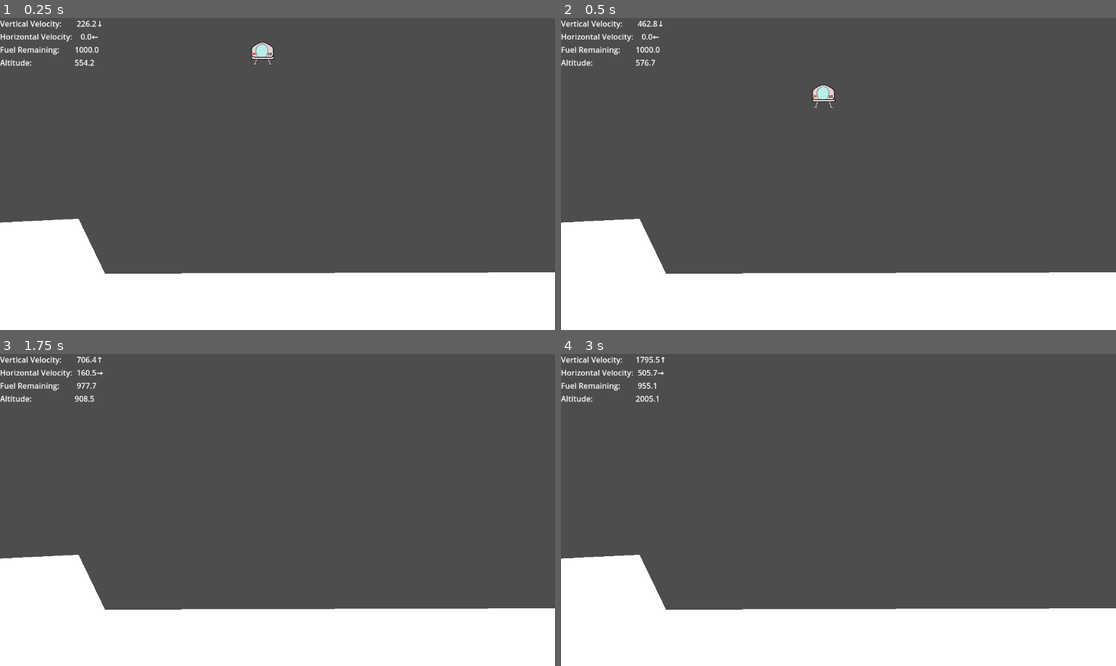
Above: before the commit, frames 1-4 (two rows, left to right).
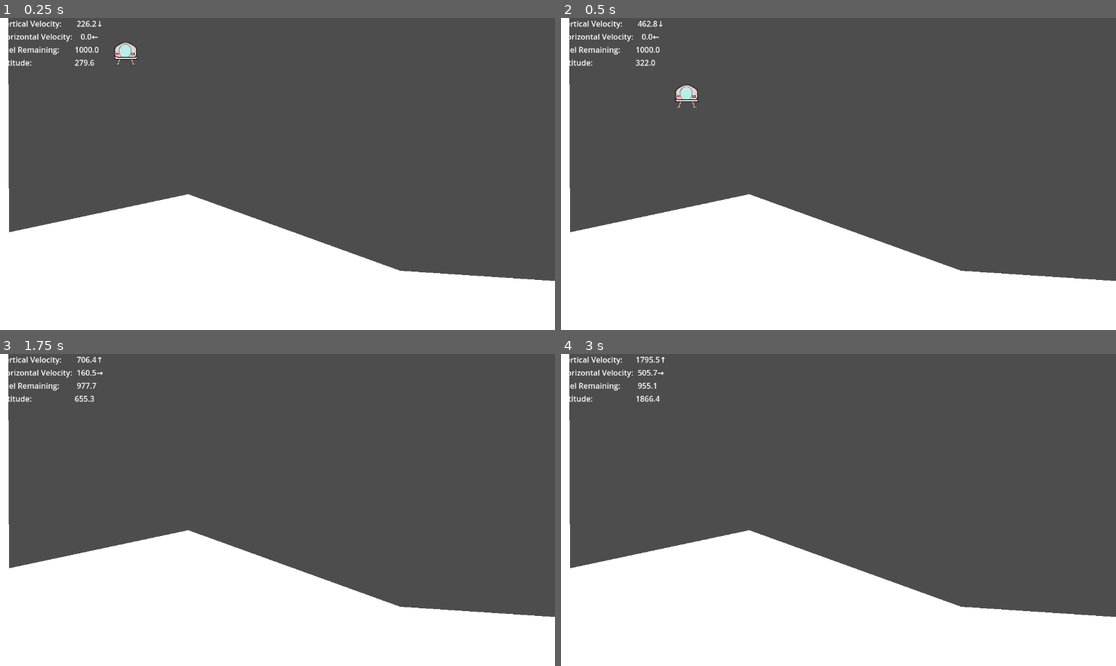
Above: after the commit, the same moments.

Repository: BriarSMC/LunarLander
Game: Godot game, scene res://scenes/start_level.tscn
The game is run twice, just before and just after one commit, with the same random seed, the same clock (stepped at 60 frames per second) and the same inputs.
Inputs:
- Up to frame 1 (0.25 s): no input
- Up to frame 2 (0.5 s): no input
- Up to frame 3 (1.75 s): hold Right (go_right) 0.53-1.28 s; hold Space (engine_control) 0.53-1.28 s; hold Left (go_left) from 1.28 s (still down); tap Space (engine_control) at 1.35 s
- Up to frame 4 (3 s): release Left (go_left) at 2.03 s; hold Space (engine_control) 2.03-2.78 s; hold Right (go_right) from 2.03 s (still down); tap Space (engine_control) at 2.85 s

The runs differ from the first frame. In frame 1, 11% of the frame differs, in the area x 0-100%, y 0-85%; in frame 2, 11%; in frame 3, 11%; in frame 4, 11%.

Commit message:
built scene beyond viewport

Diff:
--- a/scenes/start_level.tscn
+++ b/scenes/start_level.tscn
@@ -15,14 +15,16 @@
 physics_material_override = SubResource("PhysicsMaterial_m5n5b")
 
 [node name="CollisionPolygon2D" type="CollisionPolygon2D" parent="surface"]
-polygon = PackedVector2Array(-535, -57, -347, -65, -292, 48, 662, 47, 665, 174, -530, 193)
+polygon = PackedVector2Array(-540, -885, -496, -889, -491, -38, -404.71, -56.4553, -121, -116, 325, 45, 869, 79, 1347, -133, 1627, -133, 2015, 84, 2289.78, -137.397, 2431.92, -138.339, 2544, 101, 3314, 96, 3365, -12, 3389, -903, 3425, -904, 3434, 232, -530, 193)
 
 [node name="Polygon2D" type="Polygon2D" parent="surface"]
-polygon = PackedVector2Array(-536, -56, -346, -65, -291, 49, 663, 46, 663, 176, -531, 195)
+position = Vector2(571, 30)
+scale = Vector2(2.07616, 1)
+polygon = PackedVector2Array(-534.159, -912, -512.966, -913, -511.077, -66.9953, -491.471, -75.6452, -332, -146, -120, 13, 142, 49, 370.963, -162, 509.68, -161, 696.082, 54, 831.91, -169, 895.884, -165, 948.867, 68, 1321.67, 63, 1346.72, -46, 1357.31, -936, 1373.69, -935, 1378.59, 204, 667.097, 202, -531, 195)
 
 [node name="Lander" parent="." node_paths=PackedStringArray("hud") instance=ExtResource("1_6fapf")]
 editor_description = "Lander Custom sObject"
-position = Vector2(545, 46)
+position = Vector2(261, 46)
 hud = NodePath("../HUD")
 
 [node name="HUD" parent="." instance=ExtResource("2_w431u")]
--- a/scripts/lander.gd
+++ b/scripts/lander.gd
@@ -37,8 +37,8 @@
 
 # exports (The following properties must be set in the Inspector by the designer)
 
-@export var max_vertical_velocity := 40.0
-@export var max_horizontal_velocity := 10.0
+@export var max_vertical_velocity := 800.0
+@export var max_horizontal_velocity := 400.0
 @export var fuel_on_board := 1000.0
 @export var engine_burn_rate := 20.0
 @export var directional_burn_rate := 5.0
@@ -56,6 +56,7 @@
 var engine_thrust_vector := Vector2(0, - engine_thrust)
 var crashed := false
 var landed := false
+var engines_shutdown := false
 var previous_velocity: Vector2
 
 
@@ -117,19 +118,22 @@
 #	None
 #==
 # Step 1: Ignore if we have crashed or landed
-# Step 2:
+# Step 2: Shut the engines down
+# Step 3: See if we landed safely or crashed
 func _on_detect_landing_body_entered(_body):
 	print("_on_detect_landing signal fired")
 # Step 1
 	if crashed or landed: return
-# Step 2: See if we landed within maximum limits
+# Step 2
+	engines_shutdown = true
+# Step 3: See if we landed within maximum limits
 #	If so, emit we have landed.
 #	If not, emit we have crashed.
-	printt("_on_detect_landing(struts)", "Linear:", linear_velocity, "Prev:", previous_velocity)
+	printt("_on_detect_landing(struts)", "Linear:", linear_velocity, "Prev:", previous_velocity, "Rotation:", rotation_degrees)
 	if (absf(previous_velocity.x) <= max_horizontal_velocity and
 		absf(previous_velocity.y) <= max_vertical_velocity):
 		printt("if is true -> Linear:", linear_velocity, "Prev:", previous_velocity)
-		emit_signal("lander_landed", linear_velocity)
+		emit_signal("lander_landed", previous_velocity)
 	else:
 		printt("if is false -> Linear:", linear_velocity, "Prev:", previous_velocity)
 		emit_signal("lander_crashed", previous_velocity)
@@ -195,6 +199,7 @@
 func we_landed(vel: Vector2) -> void:
 # Step 1
 	print("we_landed signal fired")
+	print("Rotation: ", rotation_degrees)
 	landed = true
 # Step 2
 	$Altimeter.altimeter_stopped.emit()
@@ -215,18 +220,21 @@
 # Return
 #	None
 #==
-# Step 1: Check for main engine on. If so,
+# Step 1: Just return if the engines are shutdown
+# Step 2: Check for main engine on. If so,
 #	o Apply force UP on the lander
 #	o Deplete the fuel accordingly
-# Step 2: Check for thrusters on. If so,
+# Step 3: Check for thrusters on. If so,
 #	o Apply force laterally
 #	o Deplete fuel accordingly
 func _maneuver(delta) -> void:
 # Step 1
+	if engines_shutdown: return
+# Step 2
 	if Input.is_action_pressed("engine_control"):
 		apply_central_impulse(engine_thrust_vector)
 		fuel_remaining -= engine_burn_rate * delta
-# Step 2
+# Step 3
 	var thrusters := Input.get_axis("go_left", "go_right")
 	if  thrusters != 0.0:
 		apply_central_impulse(Vector2(thrusters * directional_thrust, 0.0))
